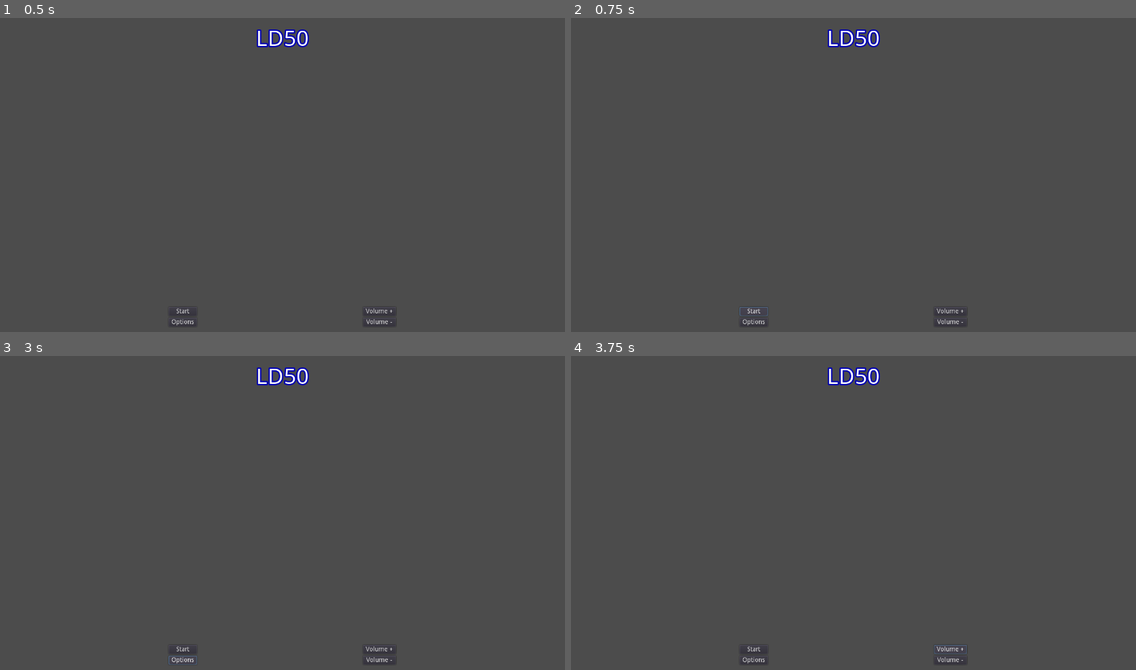
Above: before the commit, frames 1-4 (two rows, left to right).
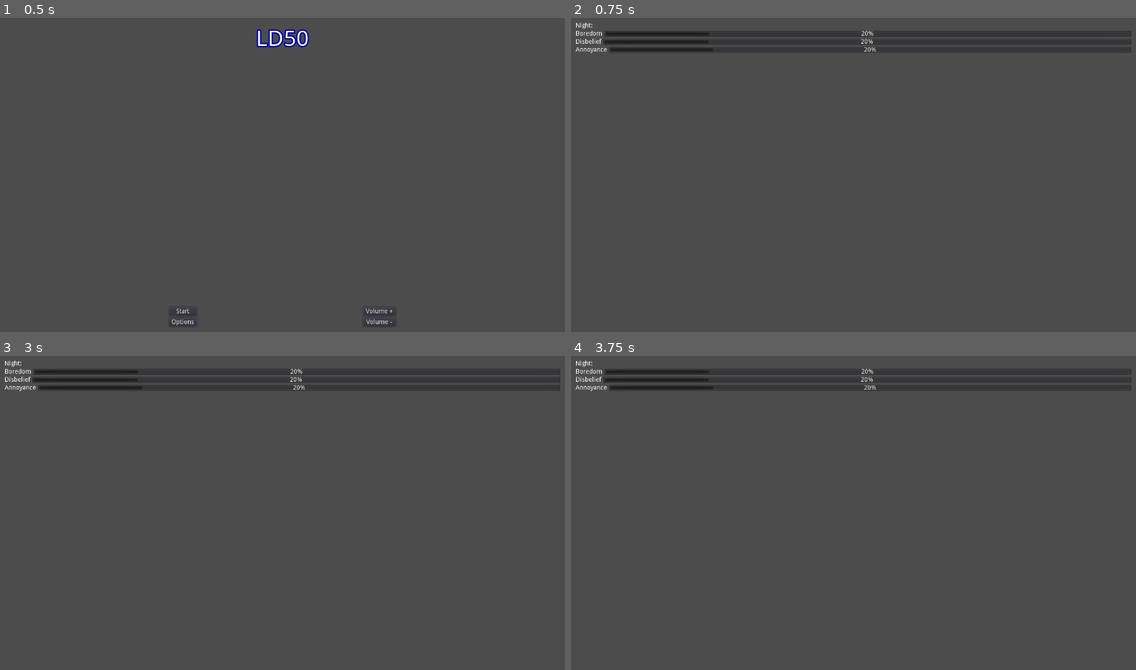
Above: after the commit, the same moments.

Repository: alpacanumerals/LD50
Game: Godot game, scene res://TitleScreen.tscn
The game is run twice, just before and just after one commit, with the same random seed, the same clock (stepped at 60 frames per second) and the same inputs.
Inputs (mouse positions are in pixels of both pictures, inside the frame that each line leads up to):
- Up to frame 1 (0.5 s): no input
- Up to frame 2 (0.75 s): click "Start" at 0.5 s
- Up to frame 3 (3 s): click (180, 648) at 1.25 s, where only the run before the commit has a clickable "Start"; click (180, 648) at 2 s, where only the run before the commit has a clickable "Start"; click (180, 660) at 2.75 s, where only the run before the commit has a clickable "Options"
- Up to frame 4 (3.75 s): click (949, 648) at 3.5 s, where only the run before the commit has a clickable "Volume +"

Frame 1 is identical in both runs. In frame 2, 1.7% of the frame differs, in the area x 0-100%, y 1-99%; in frame 3, 1.7%; in frame 4, 1.7%.

Commit message:
story scene with bars

Diff:
--- /dev/null
+++ b/StoryScene.tscn
@@ -0,0 +1,77 @@
+[gd_scene load_steps=2 format=2]
+
+[ext_resource path="res://stat_bar.gd" type="Script" id=1]
+
+[node name="StoryScene" type="MarginContainer"]
+anchor_right = 1.0
+anchor_bottom = 1.0
+margin_left = 20.0
+margin_top = 20.0
+margin_right = -20.0
+margin_bottom = -20.0
+
+[node name="VBoxContainer" type="VBoxContainer" parent="."]
+margin_right = 1240.0
+margin_bottom = 680.0
+
+[node name="Label" type="Label" parent="VBoxContainer"]
+margin_right = 1240.0
+margin_bottom = 14.0
+text = "Night: "
+
+[node name="BoredomContainer" type="HBoxContainer" parent="VBoxContainer"]
+margin_top = 18.0
+margin_right = 1240.0
+margin_bottom = 32.0
+
+[node name="Label" type="Label" parent="VBoxContainer/BoredomContainer"]
+margin_right = 59.0
+margin_bottom = 14.0
+text = "Boredom"
+
+[node name="ProgressBar" type="ProgressBar" parent="VBoxContainer/BoredomContainer"]
+margin_left = 63.0
+margin_right = 1240.0
+margin_bottom = 14.0
+size_flags_horizontal = 3
+size_flags_vertical = 1
+script = ExtResource( 1 )
+stat_name = "boredom"
+
+[node name="DisbeliefContainer" type="HBoxContainer" parent="VBoxContainer"]
+margin_top = 36.0
+margin_right = 1240.0
+margin_bottom = 50.0
+
+[node name="Label" type="Label" parent="VBoxContainer/DisbeliefContainer"]
+margin_right = 57.0
+margin_bottom = 14.0
+text = "Disbelief"
+
+[node name="ProgressBar" type="ProgressBar" parent="VBoxContainer/DisbeliefContainer"]
+margin_left = 61.0
+margin_right = 1240.0
+margin_bottom = 14.0
+size_flags_horizontal = 3
+size_flags_vertical = 1
+script = ExtResource( 1 )
+stat_name = "disbelief"
+
+[node name="AnnoyanceContainer" type="HBoxContainer" parent="VBoxContainer"]
+margin_top = 54.0
+margin_right = 1240.0
+margin_bottom = 68.0
+
+[node name="Label" type="Label" parent="VBoxContainer/AnnoyanceContainer"]
+margin_right = 70.0
+margin_bottom = 14.0
+text = "Annoyance"
+
+[node name="ProgressBar" type="ProgressBar" parent="VBoxContainer/AnnoyanceContainer"]
+margin_left = 74.0
+margin_right = 1240.0
+margin_bottom = 14.0
+size_flags_horizontal = 3
+size_flags_vertical = 1
+script = ExtResource( 1 )
+stat_name = "annoyance"
--- a/TitleScreen.gd
+++ b/TitleScreen.gd
@@ -5,7 +5,7 @@
     initialise_game_values()
 
 func initialise_game_values():
-    pass
+    Story.initialise()
 
 func _on_VolumeUp_pressed():
     Sound.play_button_jingle()
@@ -16,7 +16,7 @@
     Sound.master_volume_down()
 
 func _on_StartButton_pressed():
-    Switcher.switch_scene("res://GameplayScene.tscn")
+    Switcher.switch_scene("res://StoryScene.tscn")
     Sound.play_button_jingle()
 
 func _on_OptionsButton_pressed():
--- /dev/null
+++ b/autoload/story.gd
@@ -0,0 +1,16 @@
+extends Node
+
+var night: int
+var disbelief: int
+var boredom: int
+var annoyance: int
+
+# Called when the node enters the scene tree for the first time.
+func _ready():
+    pass # Replace with function body.
+
+func initialise():
+    night = 1
+    disbelief = 20
+    boredom = 20
+    annoyance = 20
--- a/project.godot
+++ b/project.godot
@@ -18,6 +18,7 @@
 
 Sound="*res://autoload/sound.gd"
 Switcher="*res://autoload/switcher.gd"
+Story="*res://autoload/story.gd"
 
 [display]
 
--- /dev/null
+++ b/stat_bar.gd
@@ -0,0 +1,10 @@
+extends ProgressBar
+
+export(String) var stat_name
+
+# Called when the node enters the scene tree for the first time.
+func _ready():
+    pass
+
+func _process(_delta):
+    self.value = Story[stat_name]
